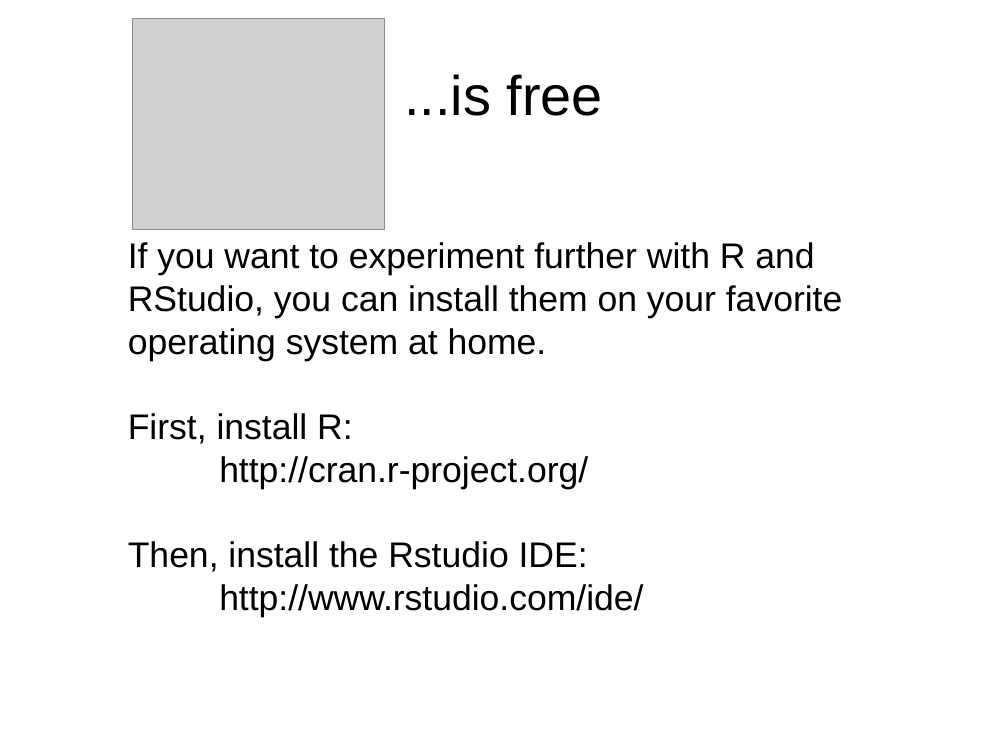
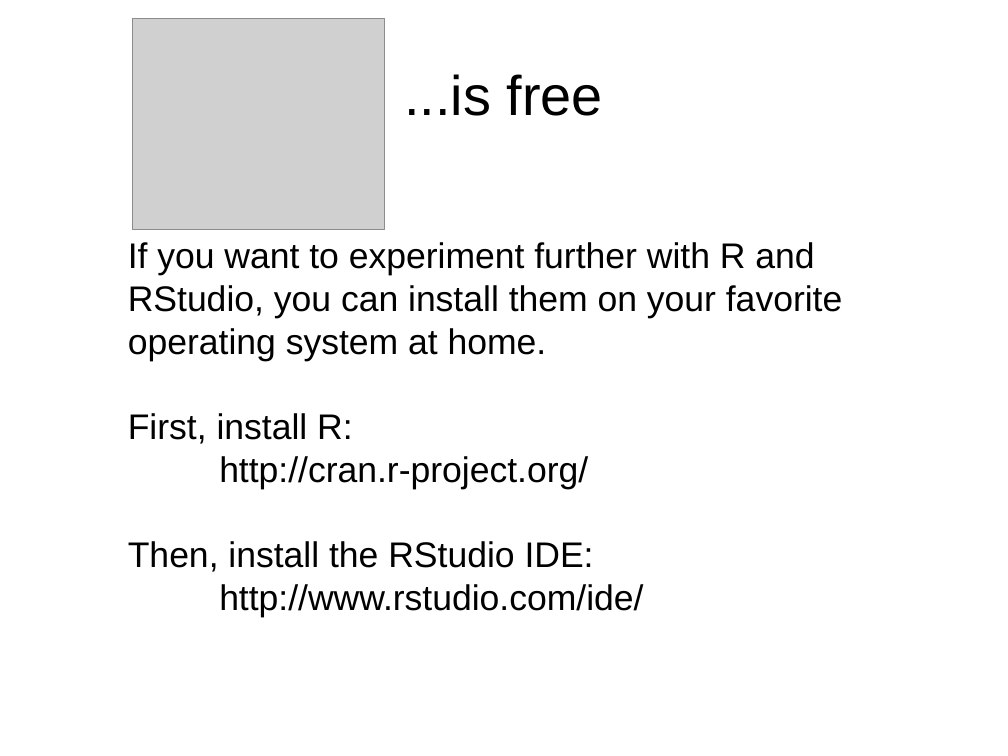
Before and after one commit to ubccr/hsws, a slide deck: slide 17 of slides/RStudio-basics.odp (slide 11 before the commit). Drawn at 1008x756 pixels with LibreOffice and Linux fonts; fonts in the diff are those of the drawing; grey boxes stand for pictures. Boxes give left, top, right and bottom in pixels: in the first picture for what was removed or moved away, otherwise in the second. Text is boxed around its words. In the diff, an @@ line names an element or a change of style, - is before the commit and + after.

```diff
--- a/slides/RStudio-basics.odp
+++ b/slides/RStudio-basics.odp
@@ text at (128, 541, 594, 572): text changed @@
-Then, install the Rstudio IDE:
+Then, install the RStudio IDE:
```
Also in this commit, not shown: 7 other slides changed, 7 slides added, 1 slide removed, 10 other files.
